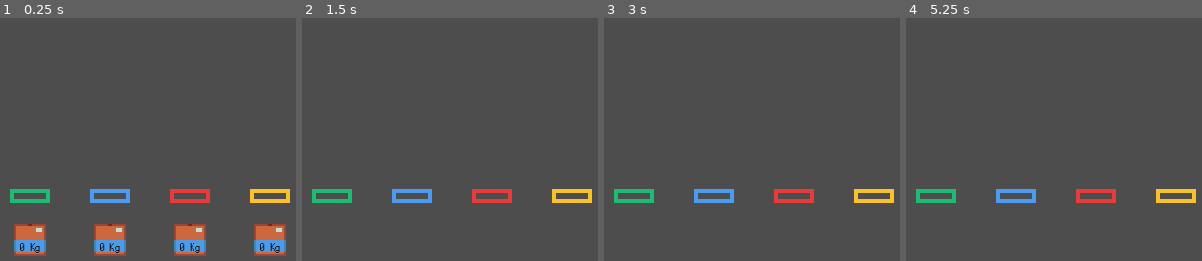
Above: before the commit, frames 1-4 (left to right).
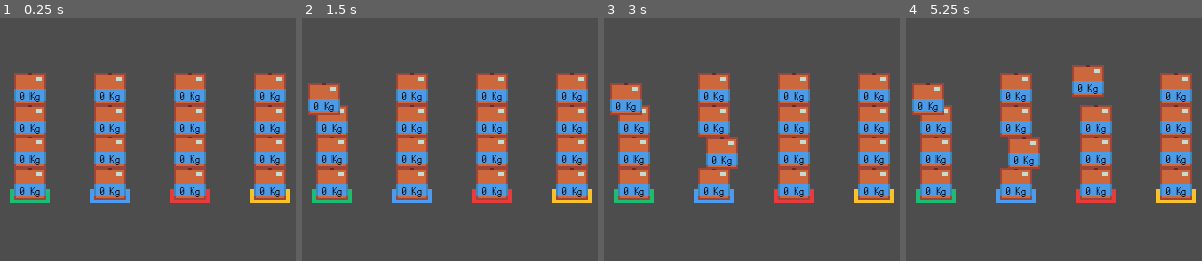
Above: after the commit, the same moments.

Repository: IzaakSantana/market-solutions-game
Game: Godot game, scene res://scenes/levels/level_01.tscn
Same seed, same stepped clock (60 frames per second), same inputs: the game is played once before the commit and once after it. The project has no main scene, so this scene is started directly.
Inputs (mouse positions are in pixels of both pictures, inside the frame that each line leads up to):
- Up to frame 1 (0.25 s): no input
- Up to frame 2 (1.5 s): move the mouse to (592, 64) at 0.52 s; press the mouse at (592, 64) at 0.53 s; tap Enter at 1.25 s; move the mouse to (322, 98) at 1.27 s; release the mouse at (322, 98) at 1.28 s; click (322, 98) at 1.35 s
- Up to frame 3 (3 s): tap Space at 2 s; move the mouse to (outside the picture) at 2.02 s; press the mouse at (outside the picture) at 2.03 s; tap Enter at 2.75 s; move the mouse to (722, 154) at 2.77 s; release the mouse at (722, 154) at 2.78 s; click (722, 154) at 2.85 s
- Up to frame 4 (5.25 s): tap Space at 3.5, 5 s; move the mouse to (outside the picture) at 3.52 s; press the mouse at (outside the picture) at 3.53 s; tap Enter at 4.25 s; move the mouse to (outside the picture) at 4.27 s; release the mouse at (outside the picture) at 4.28 s; click (outside the picture) at 4.35 s; move the mouse to (1086, 81) at 5.02 s; press the mouse at (1086, 81) at 5.03 s

The runs differ from the first frame. In frame 1, 28% of the frame differs, in the area x 4-97%, y 22-98%; in frame 2, 22%; in frame 3, 22%; in frame 4, 22%.

Commit message:
Added box physics
Also set start boxes

Diff:
--- a/scenes/levels/level_01.tscn
+++ b/scenes/levels/level_01.tscn
@@ -1,7 +1,8 @@
-[gd_scene load_steps=3 format=3 uid="uid://doasfjrxgkcb7"]
+[gd_scene load_steps=4 format=3 uid="uid://doasfjrxgkcb7"]
 
 [ext_resource type="PackedScene" uid="uid://dqlaha5akt0u1" path="res://scenes/objetcs/Level_01/sample_box.tscn" id="1_n0ioo"]
 [ext_resource type="PackedScene" uid="uid://h2m12s5inyax" path="res://scenes/objetcs/Level_01/marker.tscn" id="2_m75eq"]
+[ext_resource type="PackedScene" uid="uid://3j8t6m122468" path="res://scenes/objetcs/Level_01/physics_floor.tscn" id="3_l1vsm"]
 
 [node name="Main" type="Node"]
 
@@ -15,6 +16,42 @@
 position = Vector2(140, 141)
 
 [node name="Box4" parent="." instance=ExtResource("1_n0ioo")]
+position = Vector2(100, 125)
+
+[node name="Box5" parent="." instance=ExtResource("1_n0ioo")]
+position = Vector2(100, 109)
+
+[node name="Box6" parent="." instance=ExtResource("1_n0ioo")]
+position = Vector2(100, 93)
+
+[node name="Box7" parent="." instance=ExtResource("1_n0ioo")]
+position = Vector2(140, 125)
+
+[node name="Box8" parent="." instance=ExtResource("1_n0ioo")]
+position = Vector2(140, 109)
+
+[node name="Box9" parent="." instance=ExtResource("1_n0ioo")]
+position = Vector2(140, 93)
+
+[node name="Box10" parent="." instance=ExtResource("1_n0ioo")]
+position = Vector2(180, 125)
+
+[node name="Box11" parent="." instance=ExtResource("1_n0ioo")]
+position = Vector2(180, 109)
+
+[node name="Box12" parent="." instance=ExtResource("1_n0ioo")]
+position = Vector2(180, 93)
+
+[node name="Box13" parent="." instance=ExtResource("1_n0ioo")]
+position = Vector2(220, 125)
+
+[node name="Box14" parent="." instance=ExtResource("1_n0ioo")]
+position = Vector2(220, 109)
+
+[node name="Box15" parent="." instance=ExtResource("1_n0ioo")]
+position = Vector2(220, 93)
+
+[node name="Box16" parent="." instance=ExtResource("1_n0ioo")]
 position = Vector2(100, 141)
 
 [node name="GreenMarker" parent="." instance=ExtResource("2_m75eq")]
@@ -36,3 +73,6 @@
 modulate = Color(0.976471, 0.760784, 0.168627, 1)
 z_index = -1
 position = Vector2(220, 141)
+
+[node name="PhysicsFloor" parent="." instance=ExtResource("3_l1vsm")]
+position = Vector2(0, 151)
--- /dev/null
+++ b/scenes/objetcs/Level_01/physics_floor.tscn
@@ -0,0 +1,10 @@
+[gd_scene load_steps=2 format=3 uid="uid://3j8t6m122468"]
+
+[sub_resource type="RectangleShape2D" id="RectangleShape2D_ddrpj"]
+size = Vector2(320, 4)
+
+[node name="PhysicsFloor" type="StaticBody2D"]
+
+[node name="CollisionShape2D" type="CollisionShape2D" parent="."]
+position = Vector2(160, 0)
+shape = SubResource("RectangleShape2D_ddrpj")
--- a/scenes/objetcs/Level_01/sample_box.tscn
+++ b/scenes/objetcs/Level_01/sample_box.tscn
@@ -9,6 +9,8 @@
 size = Vector2(16, 16)
 
 [node name="Box" type="RigidBody2D"]
+input_pickable = true
+lock_rotation = true
 script = ExtResource("2_3o6ba")
 
 [node name="Sprite" type="Sprite2D" parent="."]
